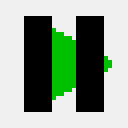
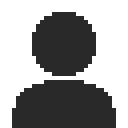
Before/after of a w=128, h=128 layered artwork. What changed in the layer stack:
added layer "NoName" above "Wait" over [12, 12, 116, 128]
hid "Wait" over [24, 16, 104, 112]
hid "Play" over [24, 16, 112, 112]
renamed "Back" to "_Back", hid it over [0, 0, 128, 128]
